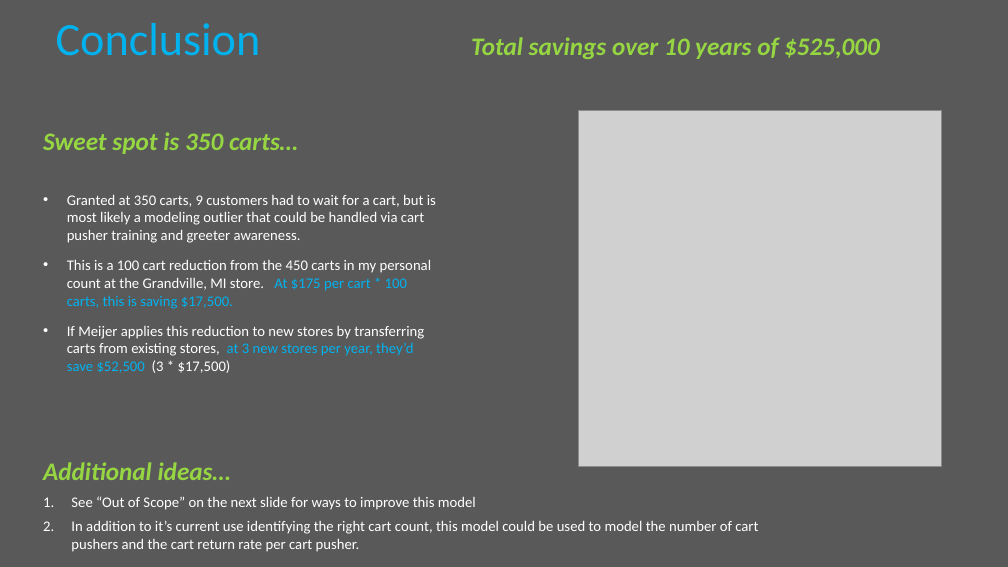
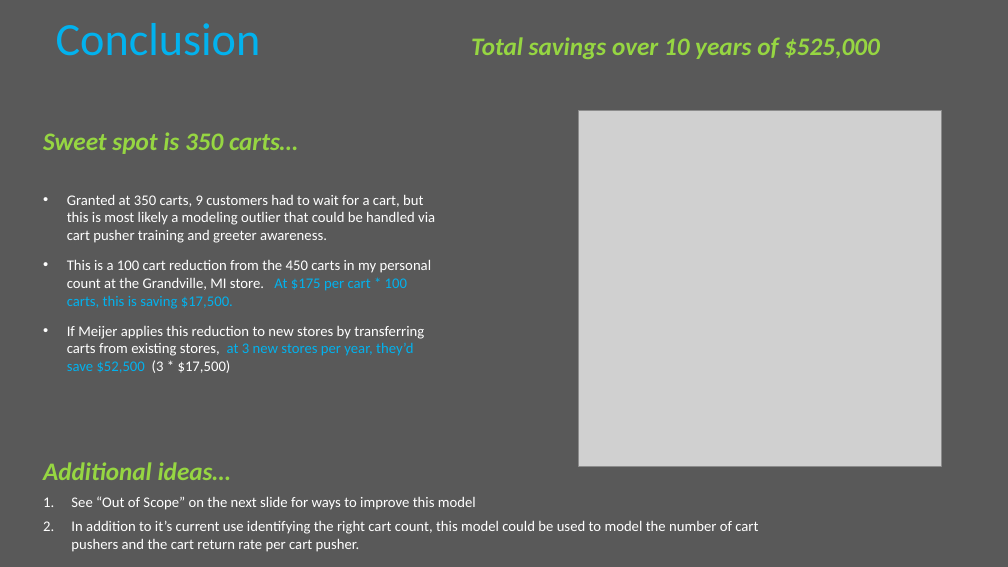
Before and after one commit to krpopkin/DATA604_repository, a slide deck: slide 9 of Final Project/Meijer Shopping Carts.pptx. Drawn at 1008x567 pixels with LibreOffice and Linux fonts; fonts in the diff are those of the drawing; grey boxes stand for pictures. Boxes give left, top, right and bottom in pixels: in the first picture for what was removed or moved away, otherwise in the second. Text is boxed around its words. In the diff, an @@ line names an element or a change of style, - is before the commit and + after.

Commit message:
Update ppt
Grammar correction

```diff
--- a/Final Project/Meijer Shopping Carts.pptx
+++ b/Final Project/Meijer Shopping Carts.pptx
@@ text at (67,195,435,243): text changed @@
-• Granted at 350 carts, 9 customers had to wait for a cart, but is most likely a modeling outlier that could be handled via cart pusher training and greeter awareness.
+• Granted at 350 carts, 9 customers had to wait for a cart, but this is most likely a modeling outlier that could be handled via cart pusher training and greeter awareness.
```
